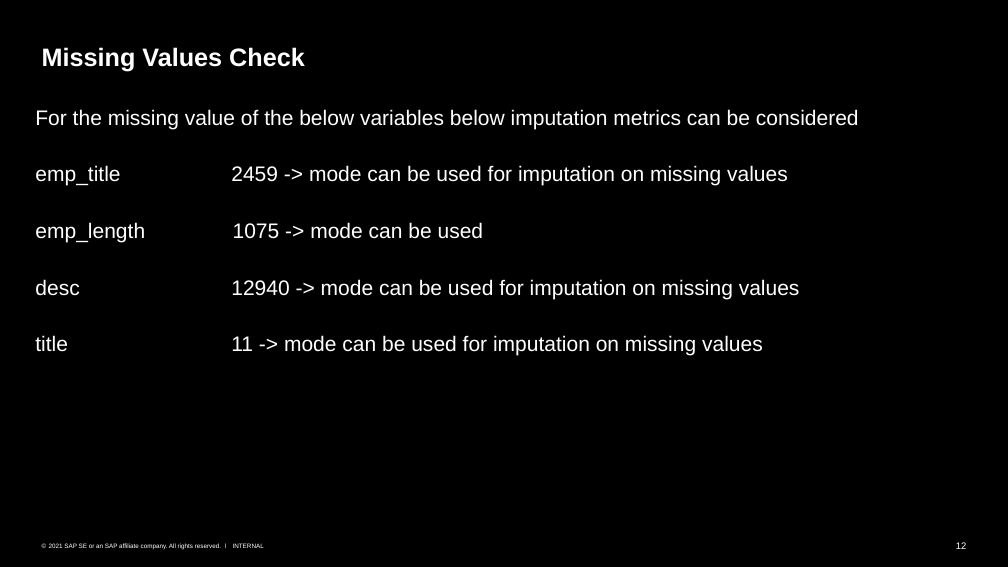
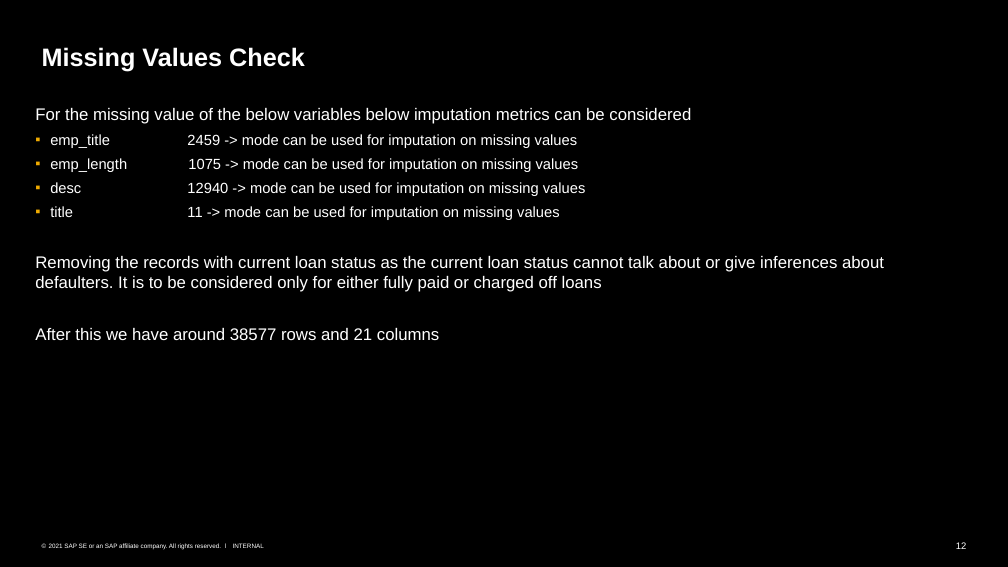
Before and after one commit to Monika1244/Lending_Club_Case_Study, a slide deck: slide 12 of Lending_Club_Case_Study.pptx. Drawn at 1008x567 pixels with LibreOffice and Linux fonts; fonts in the diff are those of the drawing. Boxes give left, top, right and bottom in pixels: in the first picture for what was removed or moved away, otherwise in the second. Text is boxed around its words. In the diff, an @@ line names an element or a change of style, - is before the commit and + after.

```diff
--- a/Lending_Club_Case_Study.pptx
+++ b/Lending_Club_Case_Study.pptx
@@ text at (x1=35, y1=108, x2=691, y2=220): size 20 to 16 pt in "For the missing value of the below ..."; size 20 to 14 pt in "emp_title 2459 -> mode can be used ...", "desc 12940 -> mode can be used ...", "title 11 -> mode can be used ..."; bullet none to ▪; list level 1 to 2 in "emp_title 2459 -> mode can ..."; list level 1 to 2 in "desc 12940 -> mode can ..."; list level 1 to 2 in "title 11 -> mode can ..." @@
@@ text at (x1=50, y1=158, x2=579, y2=172): text changed; size 20 to 14 pt @@
-emp_length 1075 -> mode can be used
+  ▪ emp_length 1075 -> mode can be used for imputation on missing values
@@ text at (x1=35, y1=256, x2=884, y2=340): paragraphs added @@
+Removing the records with current loan status as the current loan status cannot talk about or give inferences about defaulters. It is to be considered only for either fully paid or charged off loans
+After this we have around 38577 rows and 21 columns
```
Also in this commit, not shown: 19 other slides changed, 2 slides removed.
